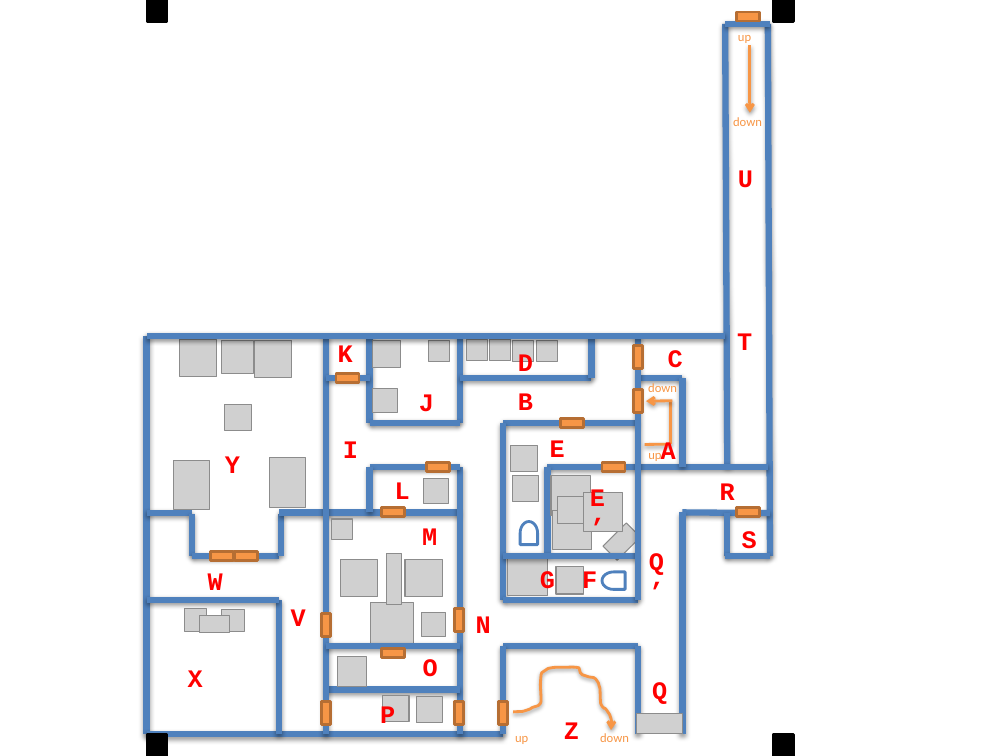
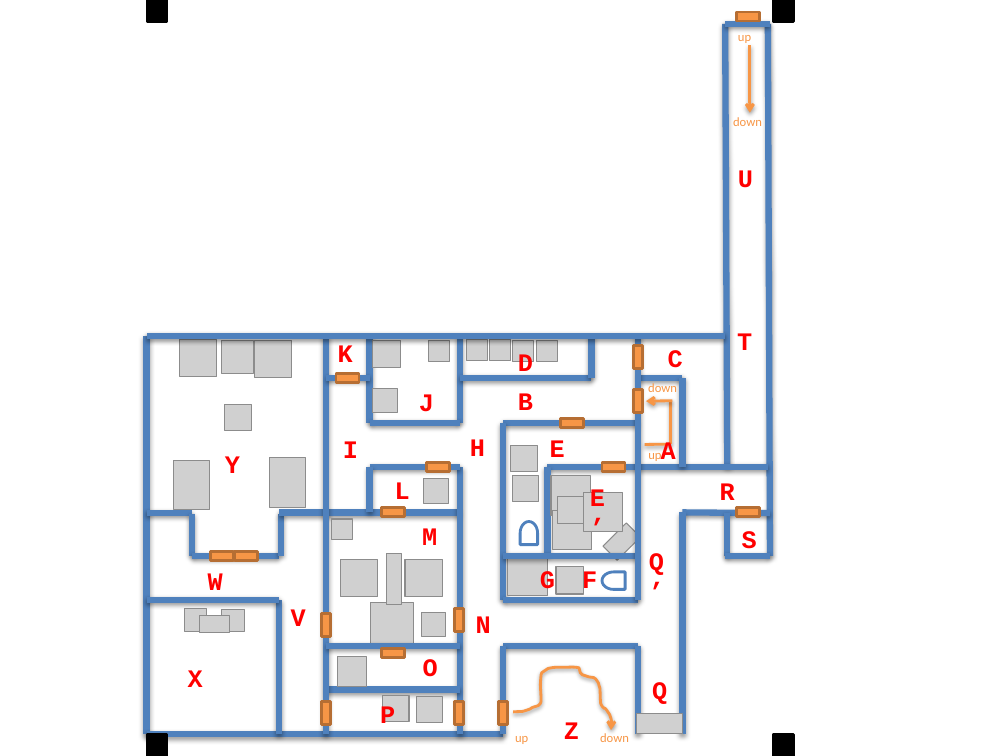
Before and after one commit to eiji-a/adventure, a slide deck: slide 1 of campaign01/scenario04/map04-b1f.pptx. Drawn at 1008x756 pixels with LibreOffice and Linux fonts; fonts in the diff are those of the drawing; grey boxes stand for pictures; background and template pictures are left out. Boxes give left, top, right and bottom in pixels: in the first picture for what was removed or moved away, otherwise in the second. Text is boxed around its words. In the diff, an @@ line names an element or a change of style, - is before the commit and + after.

```diff
--- a/campaign01/scenario04/map04-b1f.pptx
+++ b/campaign01/scenario04/map04-b1f.pptx
@@ text added at (470, 439, 485, 456), 18 pt, text #FF0000, bold @@
+H
```
Also in this commit, not shown: 1 other file.
